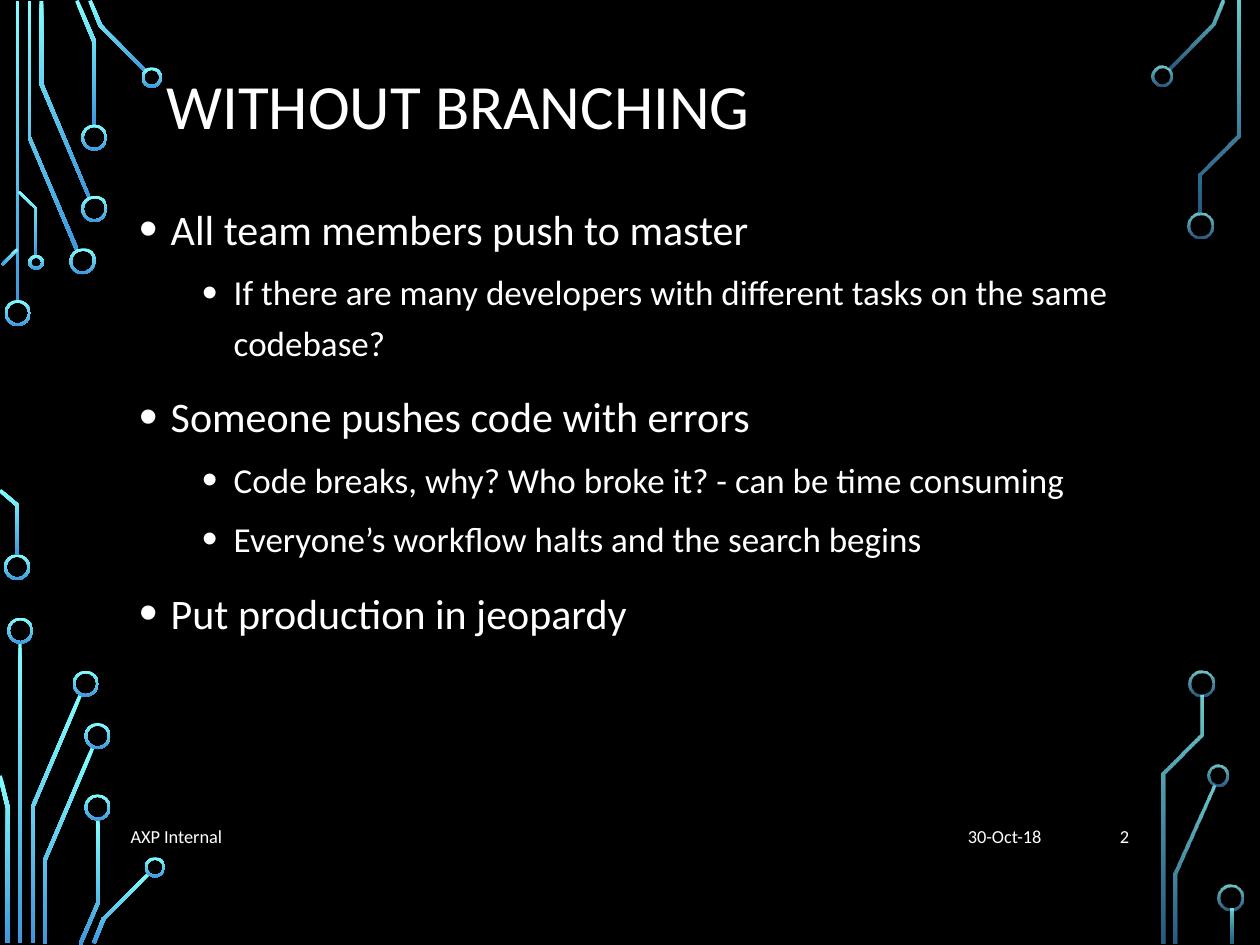
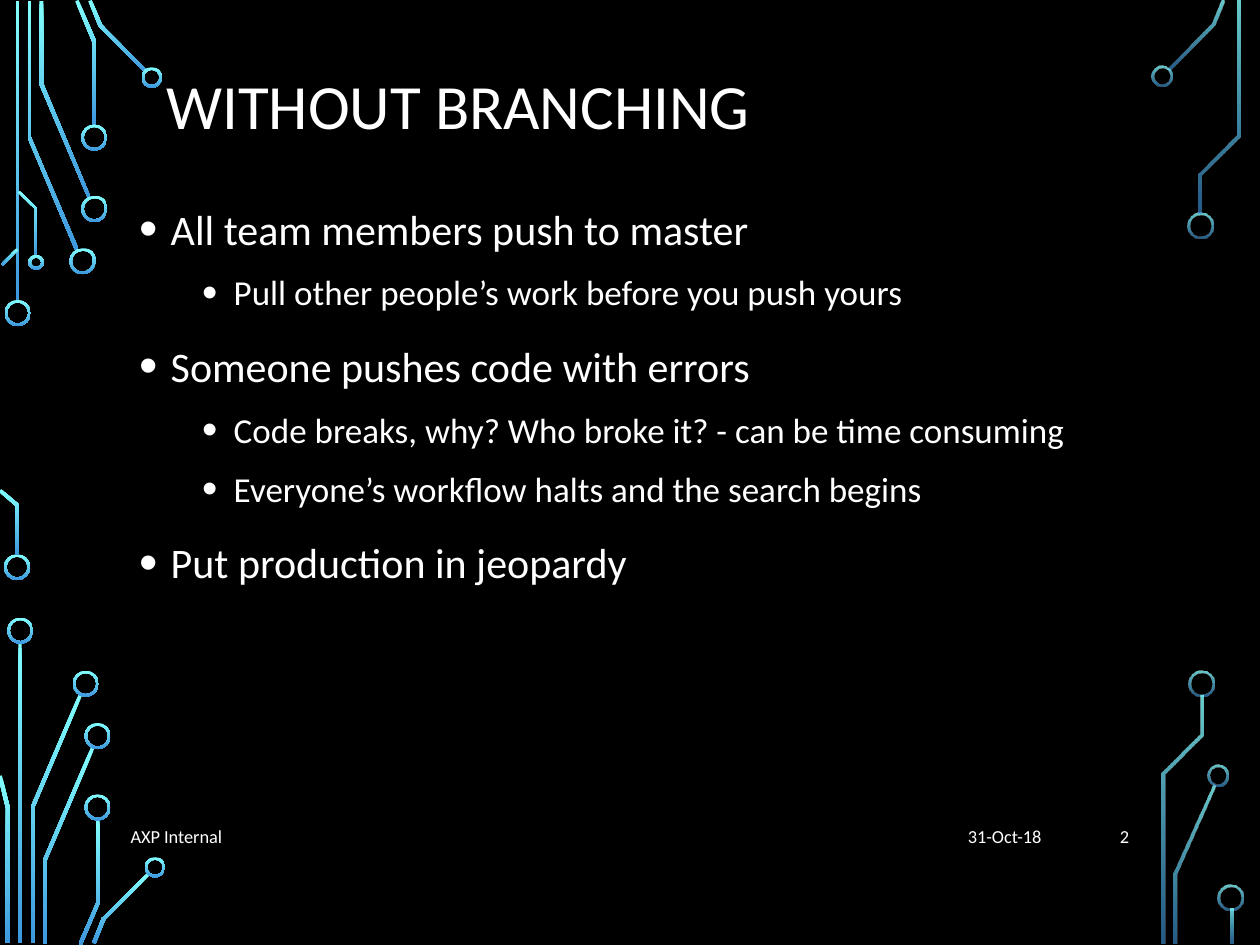
Before and after one commit to liyuan6006/GitStrategies, a slide deck: slide 2 of Branching.pptx. Drawn at 1260x945 pixels with LibreOffice and Linux fonts; fonts in the diff are those of the drawing; background and template pictures are left out. Boxes give left, top, right and bottom in pixels: in the first picture for what was removed or moved away, otherwise in the second. Text is boxed around its words. In the diff, an @@ line names an element or a change of style, - is before the commit and + after.

Commit message:
update ppt

```diff
--- a/Branching.pptx
+++ b/Branching.pptx
@@ text at [234, 280, 902, 311]: text changed @@
-  • If there are many developers with different tasks on the same codebase?
+  • Pull other people’s work before you push yours
@@ text at [968, 830, 1042, 843]: text changed @@
-30-Oct-18
+31-Oct-18
```
Also in this commit, not shown: 14 other slides changed, 2 slides removed.
